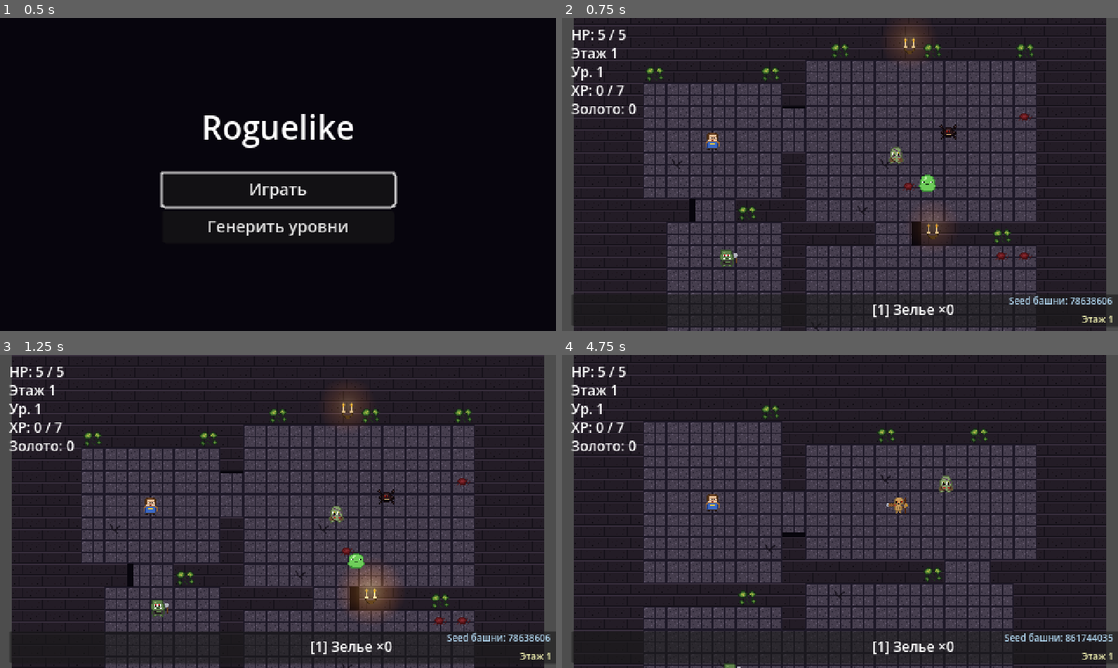
Above: before the commit, frames 1-4 (two rows, left to right).
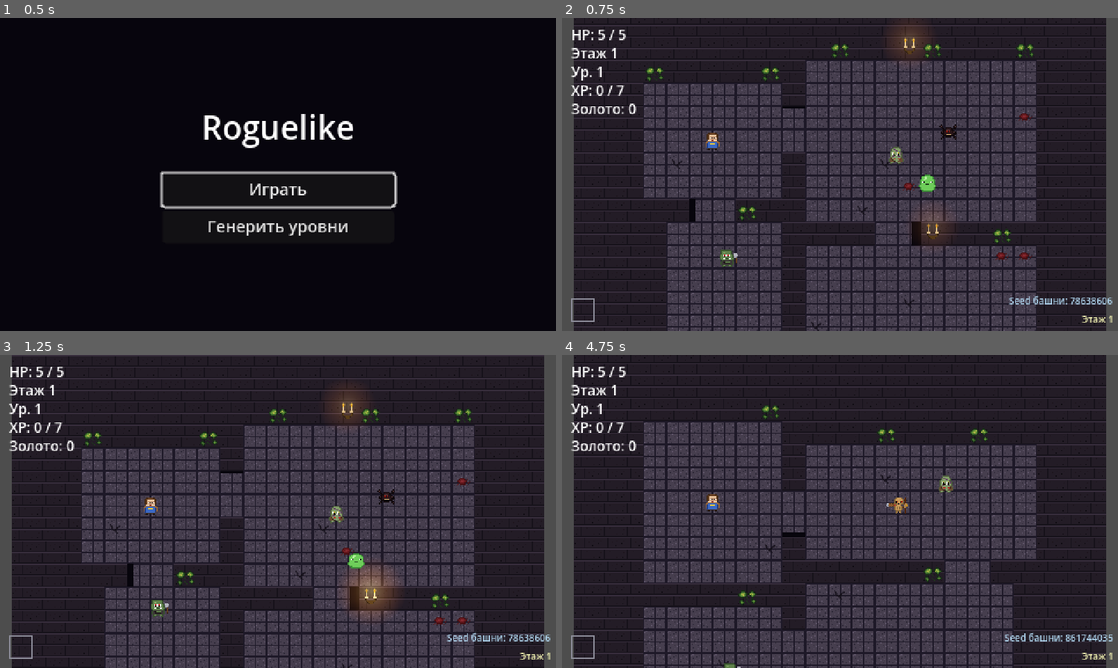
Above: after the commit, the same moments.

Repository: slartus/roguelike-game
Game: Godot game, scene res://scenes/ui/title_screen.tscn
Same seed, same stepped clock (60 frames per second), same inputs: the game is played once before the commit and once after it.
Inputs (mouse positions are in pixels of both pictures, inside the frame that each line leads up to):
- Up to frame 1 (0.5 s): no input
- Up to frame 2 (0.75 s): click "Играть" at 0.5 s
- Up to frame 3 (1.25 s): no input
- Up to frame 4 (4.75 s): tap Enter (ui_accept) at 1.25, 1.52 s; move the mouse to (962, 495) at 1.27 s; press the mouse at (962, 495) at 1.28 s; hold D (move_right) 1.28-2 s; release the mouse at (962, 495) at 2 s; drag from (728, 527) to (828, 502) at 2.02 s; move the mouse to (895, 442) at 2.77 s; hold D (move_right) 2.78-3.5 s; tap Alt at 2.85 s; drag from (812, 574) to (673, 464) at 3.52 s; click "Играть" at 4.25 s

Frame 1 is identical in both runs. In frame 2, 4.7% of the frame differs, in the area x 1-100%, y 88-99%; in frame 3, 4.4%; in frame 4, 5.2%.

Commit message:
style(ui): inventory slot is a real cell — border only, icon + count
Раньше слот инвентаря был PanelContainer с дефолтным полупрозрачным
фоном (визуально затемнял угол экрана) и внутри стоял просто Label
"[1] Зелье ×0" — не похоже на "ячейку".

Пользователь: "убрать затенение, сделать именно ячейкой — квадратик
с изображением зелья и количества. если зелий нет — пустой квадратик".

Изменения в hud.tscn:
- InventoryPanel: PanelContainer → Control (без bg).
- PotionSlot: Label → Panel 20×20 с прозрачным StyleBoxFlat
  (bg_color alpha=0, border_width=1 по всем сторонам, серо-белый).
- Внутри PotionSlot:
  - PotionIcon (TextureRect, 12×12 в центре ячейки, expand+stretch);
  - PotionCount (Label, font_size=10, в правом-нижнем углу, "×N").

hud.gd::set_potion_count:
- count == 0 → обе ноды скрыты, видна только рамка (пустой слот);
- count > 0 → иконка + счётчик "×N".

Новый asset: assets/sprites/ui/potion_icon.png (12×12 pixel-art,
красная колба на короткой пробке с бликом слева). Генератор
tools/gen_ui_icons.py по образцу прочих gen_*.py.

Тест обновлён: проверяем visibility icon+count и формат счётчика.

Co-Authored-By: Claude Opus 4.7 (1M context) <noreply@anthropic.com>

Diff:
--- a/scenes/ui/hud.gd
+++ b/scenes/ui/hud.gd
@@ -10,7 +10,8 @@
 @onready var _level_label: Label = $LevelLabel
 @onready var _xp_label: Label = $XpLabel
 @onready var _gold_label: Label = $GoldLabel
-@onready var _potion_slot_label: Label = $InventoryPanel/PotionSlot
+@onready var _potion_icon: TextureRect = $InventoryPanel/PotionSlot/PotionIcon
+@onready var _potion_count_label: Label = $InventoryPanel/PotionSlot/PotionCount
 @onready var _pause_panel: ColorRect = $PausePanel
 @onready var _log_box: VBoxContainer = $CombatLog
 
@@ -32,7 +33,14 @@
 	_pause_panel.visible = paused
 
 func set_potion_count(count: int) -> void:
-	_potion_slot_label.text = tr("UI_POTION_SLOT") % count
+	# Пустой слот — только рамка ячейки, без иконки и числа
+	# (пользователь: «если зелий нет — пустой квадратик без количества»).
+	# С непустым — показываем иконку зелья и счётчик "×N" в углу.
+	var has_potions := count > 0
+	_potion_icon.visible = has_potions
+	_potion_count_label.visible = has_potions
+	if has_potions:
+		_potion_count_label.text = "×%d" % count
 
 func set_health(current: int, maximum: int) -> void:
 	_health_label.text = tr("UI_HEALTH") % [current, maximum]
--- a/scenes/ui/hud.tscn
+++ b/scenes/ui/hud.tscn
@@ -1,6 +1,15 @@
-[gd_scene load_steps=2 format=3]
+[gd_scene load_steps=4 format=3]
 
 [ext_resource type="Script" path="res://scenes/ui/hud.gd" id="1_hud"]
+[ext_resource type="Texture2D" path="res://assets/sprites/ui/potion_icon.png" id="2_potion"]
+
+[sub_resource type="StyleBoxFlat" id="StyleBoxFlat_slot"]
+bg_color = Color(0, 0, 0, 0)
+border_width_left = 1
+border_width_top = 1
+border_width_right = 1
+border_width_bottom = 1
+border_color = Color(0.55, 0.55, 0.6, 1)
 
 [node name="HUD" type="CanvasLayer"]
 script = ExtResource("1_hud")
@@ -46,22 +55,49 @@
 theme_override_font_sizes/font_size = 12
 text = "Gold: 0"
 
-[node name="InventoryPanel" type="PanelContainer" parent="."]
-anchors_preset = 12
+[node name="InventoryPanel" type="Control" parent="."]
+anchors_preset = 2
+anchor_top = 1.0
+anchor_bottom = 1.0
+offset_left = 8.0
+offset_top = -28.0
+offset_right = 32.0
+offset_bottom = -4.0
+grow_vertical = 0
+
+[node name="PotionSlot" type="Panel" parent="InventoryPanel"]
+custom_minimum_size = Vector2(20, 20)
+offset_right = 20.0
+offset_bottom = 20.0
+theme_override_styles/panel = SubResource("StyleBoxFlat_slot")
+
+[node name="PotionIcon" type="TextureRect" parent="InventoryPanel/PotionSlot"]
+visible = false
+offset_left = 4.0
+offset_top = 4.0
+offset_right = 16.0
+offset_bottom = 16.0
+texture = ExtResource("2_potion")
+expand_mode = 1
+stretch_mode = 5
+
+[node name="PotionCount" type="Label" parent="InventoryPanel/PotionSlot"]
+visible = false
+anchors_preset = 3
+anchor_left = 1.0
 anchor_top = 1.0
 anchor_right = 1.0
 anchor_bottom = 1.0
-offset_left = 8.0
-offset_top = -32.0
-offset_right = 120.0
-offset_bottom = -4.0
+offset_left = -14.0
+offset_top = -12.0
+offset_right = -1.0
+offset_bottom = -1.0
+grow_horizontal = 0
 grow_vertical = 0
-
-[node name="PotionSlot" type="Label" parent="InventoryPanel"]
-theme_override_font_sizes/font_size = 12
-text = "[1] Зелье ×0"
-horizontal_alignment = 1
-vertical_alignment = 1
+theme_override_font_sizes/font_size = 10
+text = "0"
+horizontal_alignment = 2
+vertical_alignment = 2
 
 [node name="PausePanel" type="ColorRect" parent="."]
 visible = false
--- a/test/unit/test_potion_inventory.gd
+++ b/test/unit/test_potion_inventory.gd
@@ -47,17 +47,24 @@
 	assert_eq(GameState.health_potions, 0,
 		"после смерти зелья сгорают вместе с прогрессом")
 
-func test_hud_updates_potion_slot_on_signal() -> void:
+func test_hud_slot_shows_icon_and_count_when_potions_present() -> void:
 	var hud = HudScene.instantiate()
 	add_child_autofree(hud)
 	await get_tree().process_frame
-	var slot: Label = hud.get_node("InventoryPanel/PotionSlot")
+	var icon: TextureRect = hud.get_node("InventoryPanel/PotionSlot/PotionIcon")
+	var count_label: Label = hud.get_node("InventoryPanel/PotionSlot/PotionCount")
+	# Стартовое: 0 → пустой слот (только рамка, ни иконки, ни числа).
+	assert_false(icon.visible,
+		"при 0 зелий иконка бутылька должна быть скрыта")
+	assert_false(count_label.visible,
+		"при 0 зелий счётчик должен быть скрыт")
 	GameState.add_health_potion()
 	GameState.add_health_potion()
 	GameState.add_health_potion()
-	# Signal → set_potion_count → label.text
-	assert_true(slot.text.ends_with("3"),
-		"HUD-слот должен показывать текущее число: text='%s'" % slot.text)
+	assert_true(icon.visible, "при непустом инвентаре иконка видна")
+	assert_true(count_label.visible, "и счётчик видим")
+	assert_eq(count_label.text, "×3",
+		"счётчик формата '×N': text='%s'" % count_label.text)
 
 func test_input_action_inventory_slot_1_is_defined() -> void:
 	assert_true(InputMap.has_action("inventory_slot_1"),
Binary file added: assets/sprites/ui/potion_icon.png
Not shown, added: assets/sprites/ui/potion_icon.png.import
Not shown, changed: docs/gamedesign/ui.md
Not shown, added: tools/gen_ui_icons.py
